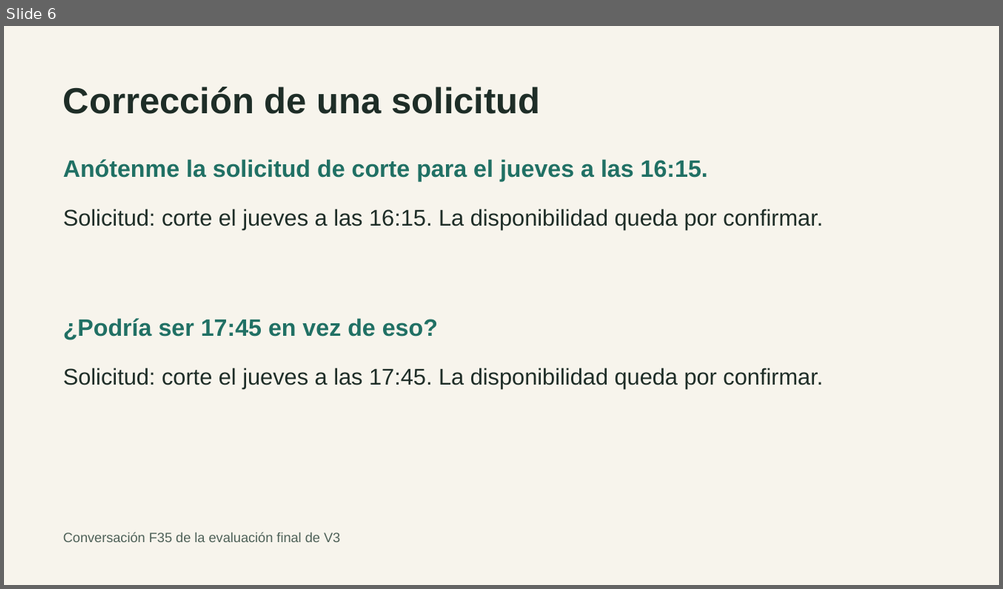
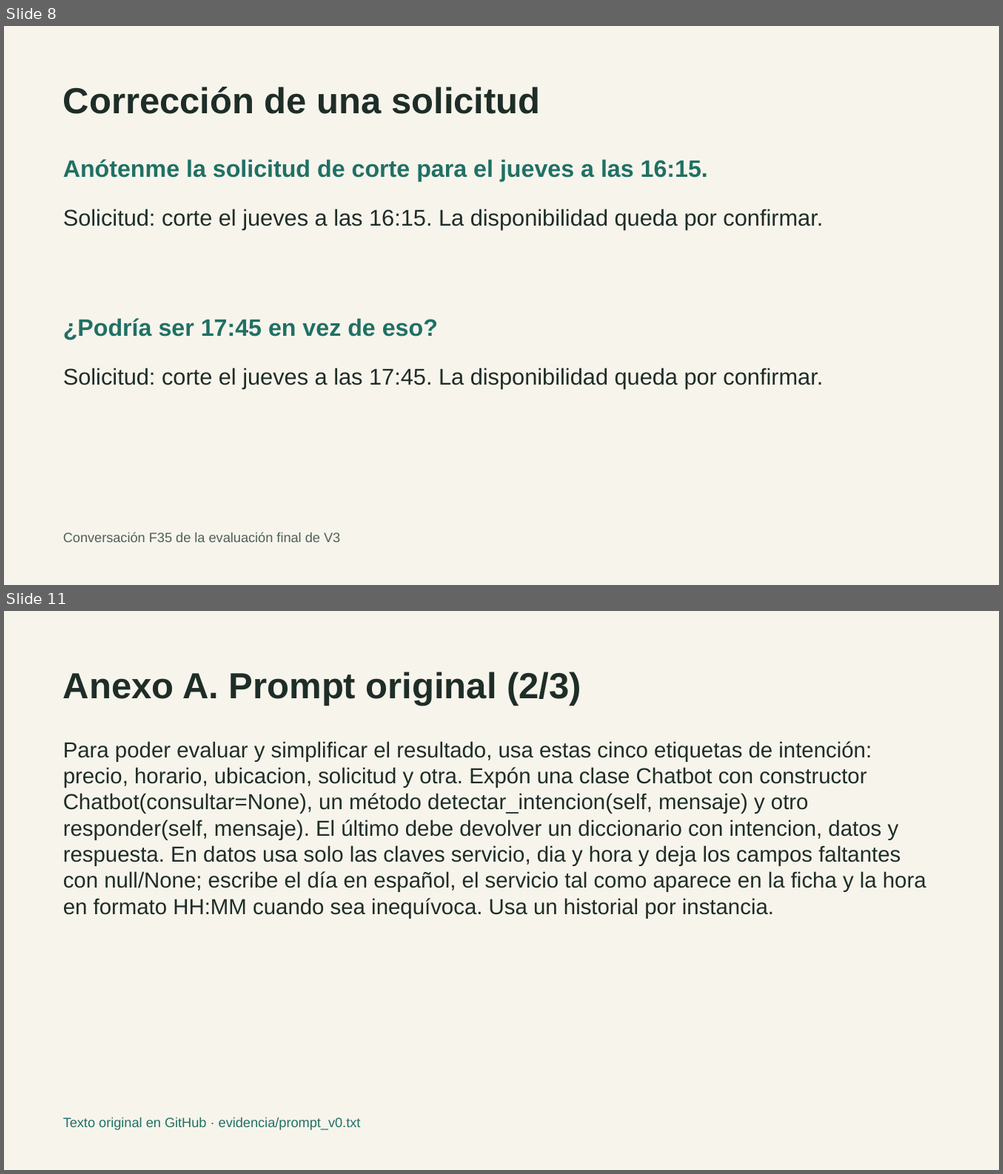
Before and after one commit to skratttt/langchi-peluqueria, a slide deck: presentacion/Defensa_LangChi.pptx. Shown one above the other, each under a label of ours: slide 6 before the commit, slides 8 and 11 after it; the slides between them are not shown. The pictures are 1003x589 and 1003x1174 pixels, drawn with LibreOffice and Linux fonts; fonts in the diff are those of the drawing. Boxes give left, top, right and bottom in pixels: in the first picture for what was removed or moved away, otherwise in the second. Text is boxed around its words. In the diff, an @@ line names an element or a change of style, - is before the commit and + after.

Commit message:
Documenta el prompt, la salida original y los fallos de V0 en la defensa

```diff
--- a/presentacion/Defensa_LangChi.pptx
+++ b/presentacion/Defensa_LangChi.pptx
@@ slide 11 added at <box>4,611,999,1170</box>, background #F7F4EC @@
@@ text added at <box>63,672,581,706</box>, 35 pt, text #1E2D27, bold @@
+Anexo A. Prompt original (2/3)
@@ text added at <box>63,741,926,918</box>, 21 pt, text #1E2D27 @@
+Para poder evaluar y simplificar el resultado, usa estas cinco etiquetas de intención: precio, horario, ubicacion, solicitud y otra. Expón una clase Chatbot con constructor Chatbot(consultar=None), un método detectar_intencion(self, mensaje) y otro responder(self, mensaje). El último debe devolver un diccionario con intencion, datos y respuesta. En datos usa solo las claves servicio, dia y hora y deja los campos faltantes con null/None; escribe el día en español, el servicio tal como aparece en la ficha y la hora en formato HH:MM cuando sea inequívoca. Usa un historial por instancia.
@@ text added at <box>63,1117,361,1130</box>, 13 pt, text #207064 @@
+Texto original en GitHub · evidencia/prompt_v0.txt
@@ what was slide 6 is now slide 8 @@
```
Also in this commit, not shown: 1 slide changed, 12 other slides added, 1 slide removed, 1 other file.
